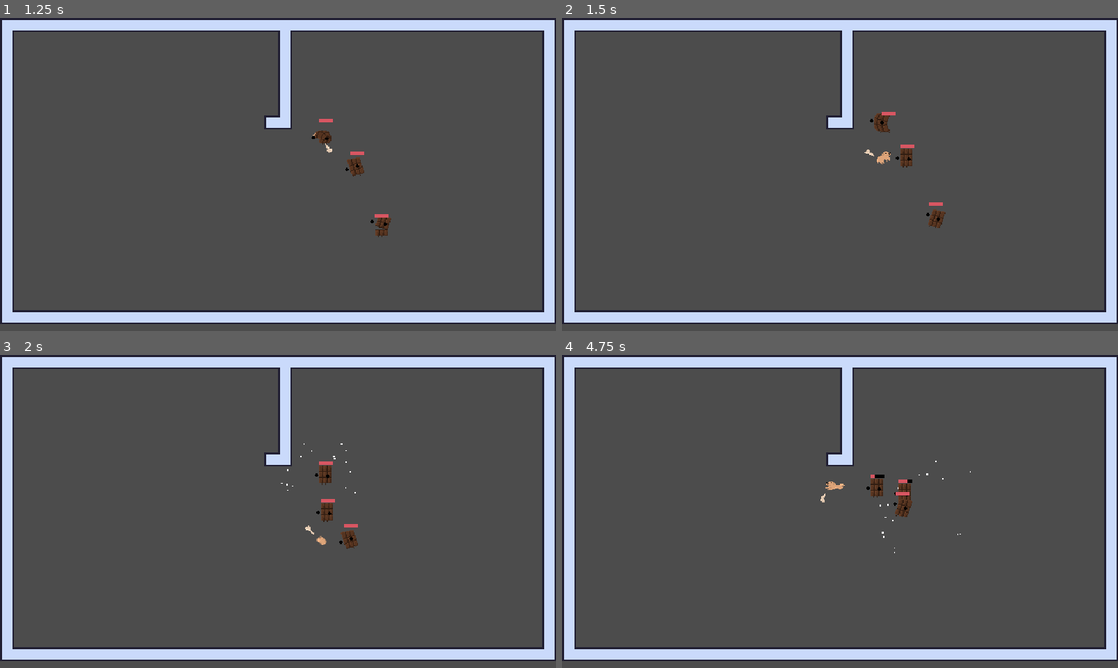
Above: before the commit, frames 1-4 (two rows, left to right).
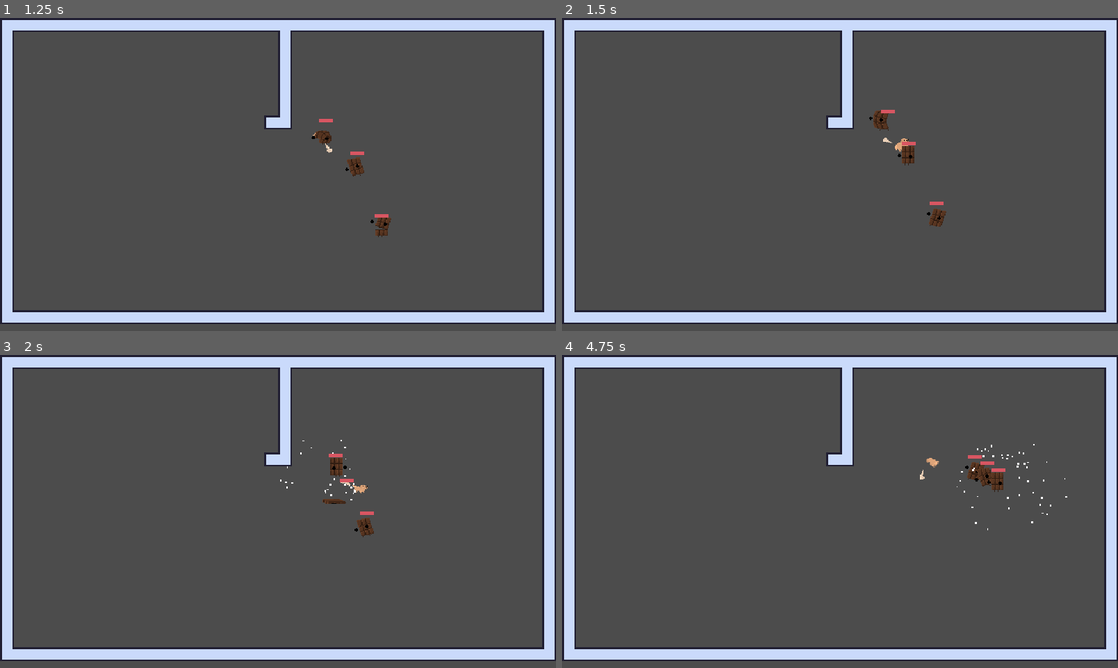
Above: after the commit, the same moments.

Repository: 3k2ng/dog-puff-pensive
Game: Godot game, scene res://scenes/demo_tung.tscn
Two runs of this game, one before a commit and one after it. Both use one fixed random seed, a clock stepped at 60 frames per second and the inputs below. The project has no main scene, so this scene is started directly.
Inputs (mouse positions are in pixels of both pictures, inside the frame that each line leads up to):
- Up to frame 1 (1.25 s): move the mouse to (400, 158) at 0.52 s; hold D (move_right) from 0.53 s (still down); right-click (400, 158) at 0.6 s
- Up to frame 2 (1.5 s): move the mouse to (728, 190) at 1.27 s; release D (move_right) at 1.28 s; hold S (move_down) from 1.28 s (still down); right-click (728, 190) at 1.35 s
- Up to frame 3 (2 s): keep holding S (move_down)
- Up to frame 4 (4.75 s): move the mouse to (895, 442) at 2.02 s; release S (move_down) at 2.03 s; hold D (move_right) 2.03-2.78 s; click (895, 442) at 2.1 s; right-click (895, 442) at 2.3 s; move the mouse to (812, 574) at 2.77 s; hold W (move_up) 2.78-3.53 s; right-click (812, 574) at 2.85 s; move the mouse to (1006, 558) at 3.52 s; hold A (move_left) from 3.53 s (still down); right-click (1006, 558) at 3.6 s; move the mouse to (673, 464) at 4.27 s; click (673, 464) at 4.35 s; right-click (673, 464) at 4.55 s

Frame 1 is identical in both runs. In frame 2, 0.5% of the frame differs, in the area x 54-70%, y 29-68%; in frame 3, 1.0%; in frame 4, 1.1%, in the area x 46-91%, y 28-64%.

Commit message:
Updated rolling animations and now player cannot change direction mid roll

Diff:
--- a/scripts/player_movement.gd
+++ b/scripts/player_movement.gd
@@ -12,35 +12,34 @@
 func _physics_process(_delta):
 
 	$MeleeArea.melee_input()
-	velocity = move_and_slide(Input.get_vector("move_left", "move_right", "move_up", "move_down").normalized() * move_speed)
+	if $PlayerAnimation.current_animation != "dodge_roll" and $PlayerAnimation.current_animation != "dodge_roll_up":
+		velocity = move_and_slide(Input.get_vector("move_left", "move_right", "move_up", "move_down").normalized() * move_speed)
+	else:
+		velocity = move_and_slide(velocity)
 	if Input.is_action_just_pressed("dodge_roll"):
 		if velocity.x < 0:
 			$Sprite.flip_h = true
 		else:
 			$Sprite.flip_h = false
-		$PlayerAnimation.play("dodge_roll")
+		if velocity.y < 0:
+			$PlayerAnimation.play("dodge_roll_up")
+		elif velocity.y >= 0:
+			$PlayerAnimation.play("dodge_roll")
 
-	elif velocity.x > 0 and velocity.y == 0 and $PlayerAnimation.current_animation != "dodge_roll":
+	elif velocity.x > 0 and velocity.y == 0 and $PlayerAnimation.current_animation != "dodge_roll" and $PlayerAnimation.current_animation != "dodge_roll_up":
 		$Sprite.flip_h = false
 		$PlayerAnimation.play("dog_run")
-	elif velocity.x < 0 and velocity.y == 0 and $PlayerAnimation.current_animation != "dodge_roll":
+	elif velocity.x < 0 and velocity.y == 0 and $PlayerAnimation.current_animation != "dodge_roll" and $PlayerAnimation.current_animation != "dodge_roll_up":
 		$Sprite.flip_h = true
 		$PlayerAnimation.play("dog_run")
-	elif velocity == Vector2.ZERO and $PlayerAnimation.current_animation != "dodge_roll":
+	elif velocity == Vector2.ZERO and $PlayerAnimation.current_animation != "dodge_roll" and $PlayerAnimation.current_animation != "dodge_roll_up":
 		$PlayerAnimation.play("idle")
-	elif velocity.y < 0 and $PlayerAnimation.current_animation != "dodge_roll":
+	elif velocity.y < 0 and $PlayerAnimation.current_animation != "dodge_roll" and $PlayerAnimation.current_animation != "dodge_roll_up":
 		if velocity.x < 0:
 			$Sprite.flip_h = true
 		else:
 			$Sprite.flip_h = false
 		$Sprite.flip_v = false
-		$PlayerAnimation.play("dog_run_up")
-	elif velocity.y > 0 and $PlayerAnimation.current_animation != "dodge_roll":
-		if velocity.x < 0:
-			$Sprite.flip_h = true
-		else:
-			$Sprite.flip_h = false
-		$Sprite.flip_v = true
 		$PlayerAnimation.play("dog_run_up")
 
 
